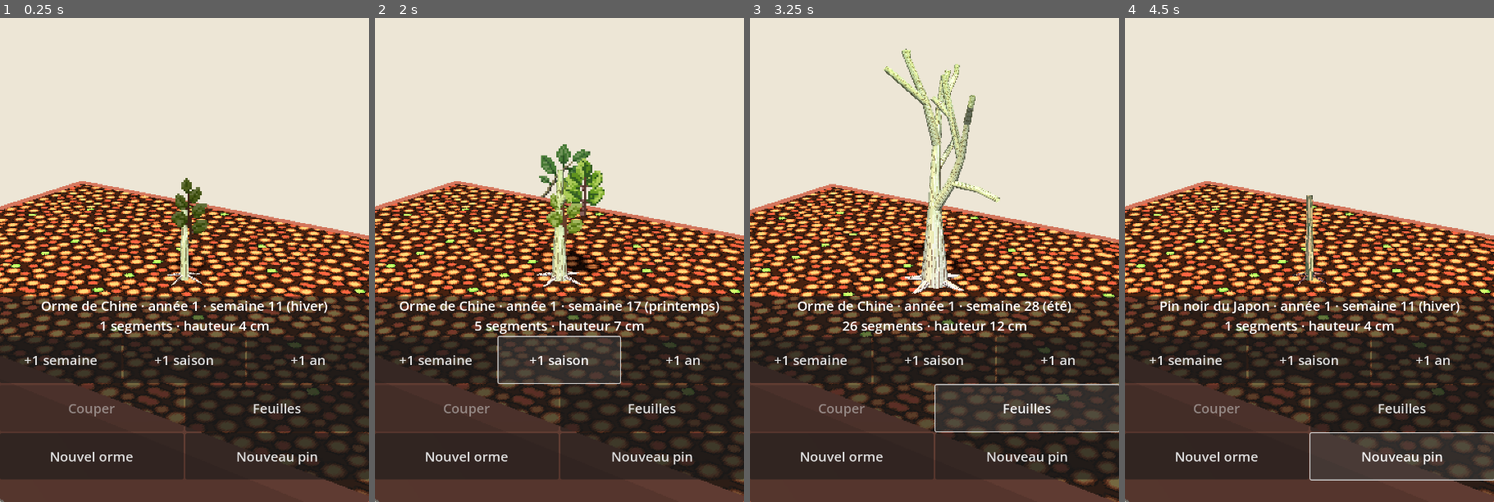
Above: before the commit, frames 1-4 (left to right).
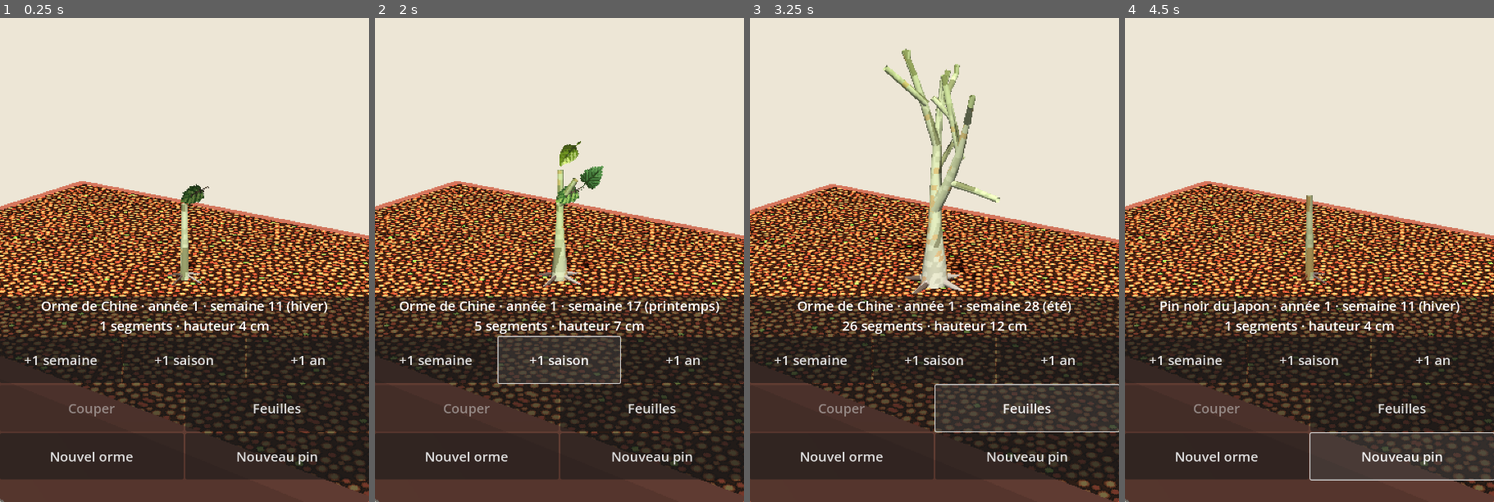
Above: after the commit, the same moments.

Repository: Ankool29/bonzai
Game: Godot game, scene res://scenes/main.tscn
Same seed, same stepped clock (60 frames per second), same inputs: the game is played once before the commit and once after it.
Inputs:
- Up to frame 1 (0.25 s): no input
- Up to frame 2 (2 s): click "+1 semaine" at 0.5 s; click "+1 saison" at 1.25 s
- Up to frame 3 (3.25 s): click "+1 an" at 2 s; click "Feuilles" at 2.75 s
- Up to frame 4 (4.5 s): click "Nouvel orme" at 3.5 s; click "Nouveau pin" at 4.25 s

The runs differ from the first frame. In frame 1, 26% of the frame differs, in the area x 0-100%, y 33-99%; in frame 2, 27%; in frame 3, 27%, in the area x 0-100%, y 6-100%; in frame 4, 26%.

Commit message:
Étape 6 : correctifs (feuilles simples, aiguilles en géométrie, écorce procédurale, tracé lissé)
Co-Authored-By: Claude Opus 5.5 <noreply@anthropic.com>
Claude-Session: https://claude.ai/code/session_01MAppfJEzF7Td7hJP7q14tM

Diff:
--- a/scripts/main.gd
+++ b/scripts/main.gd
@@ -1,6 +1,6 @@
 extends Node
-## Un bonsaï qui pousse et qu'on taille. Rendu pixel art texturé : bois et feuillage texturés
-## (PixelLab), scène rendue en basse résolution (SubViewport) puis agrandie sans lissage.
+## Un bonsaï qui pousse et qu'on taille. Rendu pixel art : écorce procédurale, feuilles PixelLab,
+## aiguilles en géométrie, scène rendue en basse résolution (SubViewport) puis agrandie sans lissage.
 ## Rotation au doigt, pincer pour zoomer.
 
 const TARGET_WIDTH := 360.0    # largeur du rendu en pixels
@@ -9,6 +9,7 @@
 var sim := TreeSim.new()
 var wood_mi := MeshInstance3D.new()
 var leaves_mi := MultiMeshInstance3D.new()
+var needles_mi := MeshInstance3D.new()
 var cam := Camera3D.new()
 var world := Node3D.new()
 var shrink := 4
@@ -65,6 +66,8 @@
 	world.add_child(sun)
 	world.add_child(wood_mi)
 	world.add_child(leaves_mi)
+	needles_mi.material_override = TreeMesh.needle_material()
+	world.add_child(needles_mi)
 	_add_pot()
 	cam.near = 0.005
 	cam.far = 20.0
@@ -92,17 +95,19 @@
 	pl.size = Vector2(0.3, 0.2)
 	soil.mesh = pl
 	soil.position.y = 0.0005
-	var sm := TreeMesh.bark_material(load("res://textures/soil.png"))
-	sm.set_shader_parameter("use_vertex_color", false)
-	sm.set_shader_parameter("scale", Vector2(3, 2))
+	var sm := ShaderMaterial.new()
+	sm.shader = preload("res://shaders/soil.gdshader")
+	sm.set_shader_parameter("tex", load("res://textures/soil.png"))
+	sm.set_shader_parameter("scale", Vector2(6, 4))
 	soil.material_override = sm
 	world.add_child(soil)
 
 
 func _set_species(species: Dictionary) -> void:
 	sim.reset(randi(), species)
-	wood_mi.material_override = TreeMesh.bark_material(load(sim.bark_tex))
-	leaves_mi.material_override = TreeMesh.foliage_material(load(sim.foliage_tex), sim.foliage_frames)
+	wood_mi.material_override = TreeMesh.bark_material(sim)
+	if sim.foliage_tex != "":
+		leaves_mi.material_override = TreeMesh.foliage_material(load(sim.foliage_tex))
 
 
 func _build_ui() -> void:
@@ -204,6 +209,7 @@
 	var built := TreeMesh.build(sim, hl, sim.week + frac, show_leaves)
 	wood_mi.mesh = built[0]
 	leaves_mi.multimesh = built[1]
+	needles_mi.mesh = built[2]
 	last_build = Time.get_ticks_msec()
 	cut_btn.disabled = selected <= 0
 	var w := sim.week % 52
--- a/scripts/species.gd
+++ b/scripts/species.gd
@@ -3,10 +3,12 @@
 
 const ELM := {
 	"name": "Orme de Chine",
-	"bark_tex": "res://textures/bark_elm.png",
-	"foliage_tex": "res://textures/leaves_elm.png",
-	"foliage_frames": 3,
-	"foliage_size": 0.03,
+	# écorce grise et lisse, taches orangées (desquamation), fines fissures
+	"bark_colors": [Color(0.55, 0.52, 0.47), Color(0.63, 0.6, 0.55), Color(0.62, 0.45, 0.32), Color(0.33, 0.28, 0.24)],
+	"bark_fleck": 0.15,
+	"bark_fissure": 0.18,
+	"foliage_tex": "res://textures/leaf_elm.png",  # 3 feuilles simples (PixelLab)
+	"foliage_size": 0.016,
 	"internode": 0.018,
 	"alpha": 1.6,
 	"apical": 0.53,
@@ -30,10 +32,11 @@
 ## forte dominance apicale, aiguilles 3 ans, presque pas de rebourgeonnage sur le vieux bois.
 const PINE := {
 	"name": "Pin noir du Japon",
-	"bark_tex": "res://textures/bark_pine.png",
-	"foliage_tex": "res://textures/needles_pine.png",
-	"foliage_frames": 3,
-	"foliage_size": 0.045,
+	# plaques gris foncé, fissures profondes brun-rouge
+	"bark_colors": [Color(0.38, 0.33, 0.31), Color(0.45, 0.4, 0.37), Color(0.4, 0.34, 0.3), Color(0.36, 0.18, 0.12)],
+	"bark_fleck": 0.0,
+	"bark_fissure": 0.28,
+	"foliage_tex": "",  # aiguilles dessinées en géométrie
 	"internode": 0.02,
 	"alpha": 1.6,
 	"apical": 0.62,
--- a/scripts/tree_mesh.gd
+++ b/scripts/tree_mesh.gd
@@ -1,12 +1,13 @@
 class_name TreeMesh
 extends RefCounted
 ## Rendu pixel art texturé de l'arbre à l'instant t (semaines) :
-## - chaque axe (tronc, branche, rameau) est un tube continu, épaisseur lissée, écorce texturée ;
-## - le feuillage est une MultiMesh de petites images tournées vers la caméra (variantes d'un atlas).
+## - chaque axe (tronc, branche, rameau) est un tube continu, tracé et épaisseur lissés, écorce procédurale ;
+## - orme : une feuille par nœud, petites images tournées vers la caméra (MultiMesh, 3 variantes) ;
+## - pin : aiguilles par paires dessinées en géométrie (deux triangles fins croisés).
 ## La scène est ensuite rendue en basse résolution par main.gd, d'où l'aspect pixel art.
 
-const SIDES := 8
-const TILE := 0.12                         # une texture d'écorce couvre 12 cm de long
+const SIDES := 12
+const FRAMES := 3                          # variantes de feuilles dans l'atlas
 const YOUNG := Color(0.55, 0.72, 0.3, 0.45)  # pousse de l'année : écorce verdie
 const SELECTED := Color(0.95, 0.2, 0.12, 0.7)
 const WEAK := Color(0.85, 0.7, 0.25, 0.45)   # branche qui s'affaiblit à l'ombre
@@ -19,12 +20,15 @@
 var verts := PackedVector3Array()
 var norms := PackedVector3Array()
 var uvs := PackedVector2Array()
+var uv2s := PackedVector2Array()
+var nverts := PackedVector3Array()  # aiguilles
+var ncols := PackedColorArray()
 var cols := PackedColorArray()
 var idx := PackedInt32Array()
 var cards: Array = []  # [position, taille, variante, teinte]
 
 
-## Renvoie [ArrayMesh du bois, MultiMesh du feuillage].
+## Renvoie [ArrayMesh du bois, MultiMesh des feuilles, ArrayMesh des aiguilles].
 static func build(s: TreeSim, highlight: PackedInt32Array, time: float, leaves: bool) -> Array:
 	var m := TreeMesh.new()
 	m.sim = s
@@ -32,18 +36,29 @@
 	return m._build(highlight, leaves)
 
 
-static func bark_material(tex: Texture2D) -> ShaderMaterial:
+static func bark_material(s: TreeSim) -> ShaderMaterial:
 	var mat := ShaderMaterial.new()
 	mat.shader = preload("res://shaders/bark.gdshader")
-	mat.set_shader_parameter("tex", tex)
+	for k in 4:
+		mat.set_shader_parameter(["tone1", "tone2", "fleck", "fissure"][k], s.bark_colors[k])
+	mat.set_shader_parameter("fleck_amount", s.bark_fleck)
+	mat.set_shader_parameter("fissure_amount", s.bark_fissure)
 	return mat
 
 
-static func foliage_material(tex: Texture2D, frames: int) -> ShaderMaterial:
+static func foliage_material(tex: Texture2D) -> ShaderMaterial:
 	var mat := ShaderMaterial.new()
 	mat.shader = preload("res://shaders/foliage.gdshader")
 	mat.set_shader_parameter("atlas", tex)
-	mat.set_shader_parameter("frames", float(frames))
+	mat.set_shader_parameter("frames", float(FRAMES))
+	return mat
+
+
+static func needle_material() -> StandardMaterial3D:
+	var mat := StandardMaterial3D.new()
+	mat.vertex_color_use_as_albedo = true
+	mat.cull_mode = BaseMaterial3D.CULL_DISABLED
+	mat.roughness = 1.0
 	return mat
 
 
@@ -80,7 +95,7 @@
 			_foliage(s, seg_f[i], weak[i] == 1, marked.has(i))
 	if n > 0:
 		_nebari()
-	return [_wood_mesh(), _cards_multimesh()]
+	return [_wood_mesh(), _cards_multimesh(), _needle_mesh()]
 
 
 ## Un axe : la suite des prolongements depuis i0, en un seul tube à l'épaisseur lissée.
@@ -104,22 +119,28 @@
 		r = sm
 	if i0 == 0:  # pied du tronc : évasement
 		r[0] *= 1.8
-	var s0 := sim.segs[i0]
-	var d := (s0.end - s0.start).normalized()
+	# tracé lissé : les zigzags des entre-nœuds s'adoucissent (extrémités inchangées)
+	var pts: Array[Vector3] = [sim.segs[i0].start]
+	for m in chain.size():
+		var s := sim.segs[chain[m]]
+		pts.append(s.start + (s.end - s.start) * seg_f[chain[m]])
+	for pass_i in 2:
+		var sp := pts.duplicate()
+		for m in range(1, pts.size() - 1):
+			sp[m] = (pts[m - 1] + 2.0 * pts[m] + pts[m + 1]) * 0.25
+		pts = sp
+	var d := (pts[1] - pts[0]).normalized()
 	var a := _perp(d)
 	var v := 0.0
-	var prev := _ring(s0.start, d, a, r[0], v, seg_col[i0])
-	for m in chain.size():
-		var s := sim.segs[chain[m]]
-		var tip := s.start + (s.end - s.start) * seg_f[chain[m]]
-		d = (s.end - s.start).normalized()
-		if m + 1 < chain.size():
-			var nx := sim.segs[chain[m + 1]]
-			d = (d + (nx.end - nx.start).normalized()).normalized()
+	var prev := _ring(pts[0], d, a, r[0], v, seg_col[i0])
+	for m in range(1, pts.size()):
+		d = (pts[m] - pts[m - 1]).normalized()
+		if m + 1 < pts.size():
+			d = (d + (pts[m + 1] - pts[m]).normalized()).normalized()
 		a = (a - d * a.dot(d)).normalized()  # transport parallèle : le tube ne se vrille pas
-		v += (tip - s.start).length() / TILE
-		var c := seg_col[chain[m + 1]] if m + 1 < chain.size() else seg_col[chain[m]]
-		var cur := _ring(tip, d, a, r[m + 1], v, c)
+		v += (pts[m] - pts[m - 1]).length()
+		var c := seg_col[chain[m]] if m < chain.size() else seg_col[chain[m - 1]]
+		var cur := _ring(pts[m], d, a, maxf(r[m], 0.0008), v, c)
 		_join(prev, cur)
 		prev = cur
 
@@ -134,7 +155,7 @@
 		var rads := [r * 0.5, r * 0.28, r * 0.06]
 		var prev := _ring(pts[0], dir, Vector3.UP, rads[0], 0.0, OLD)
 		for q in range(1, 3):
-			var cur := _ring(pts[q], (pts[q] - pts[q - 1]).normalized(), Vector3.UP, rads[q], q * 0.15, OLD)
+			var cur := _ring(pts[q], (pts[q] - pts[q - 1]).normalized(), Vector3.UP, rads[q], q * 0.012, OLD)
 			_join(prev, cur)
 			prev = cur
 
@@ -146,19 +167,20 @@
 	return a.normalized()
 
 
-## Anneau de SIDES+1 sommets (le dernier double le premier pour fermer la texture).
-## La texture fait un nombre pair de tours (répétition en miroir sans raccord), environ 1 par 12 cm.
+## Anneau de SIDES+1 sommets (le dernier double le premier pour fermer le motif d'écorce).
+## UV = (fraction du tour, longueur en m), UV2.x = nombre de cellules d'écorce (~2,5 mm) sur le tour.
 func _ring(c: Vector3, d: Vector3, a: Vector3, r: float, v: float, col: Color) -> int:
 	a = (a - d * a.dot(d)).normalized()
 	var b := d.cross(a)
-	var turns := 2.0 * maxf(1.0, roundf(TAU * r / (2.0 * TILE)))
+	var cells := maxf(3.0, roundf(TAU * r / 0.0025))
 	var base := verts.size()
 	for k in SIDES + 1:
 		var ang := TAU * k / SIDES
 		var nrm := a * cos(ang) + b * sin(ang)
 		verts.append(c + nrm * r)
 		norms.append(nrm)
-		uvs.append(Vector2(turns * k / SIDES, v))
+		uvs.append(Vector2(float(k) / SIDES, v))
+		uv2s.append(Vector2(cells, 0))
 		cols.append(col)
 	return base
 
@@ -174,12 +196,9 @@
 	var h := fposmod(sin(s.end.x * 91.3 + s.end.y * 13.7 + s.end.z * 47.1) * 43758.5, 1.0)  # hasard fixe
 	var col := Color.WHITE
 	if sim.leaf_years > 0:
-		if t - s.born > sim.leaf_years * 52:
-			return
-		# touffes au bout des pousses, et une partie le long des rameaux garnis
-		var at_tip := s.term_bud or (s.main_child >= 0 and sim.segs[s.main_child].term_bud)
-		if not at_tip and h > 0.3:
-			return
+		if t - s.born <= sim.leaf_years * 52:
+			_needles(s, f, h, weak, selected)
+		return
 	else:
 		if floori(s.born / 52.0) != floori(t / 52.0):
 			return
@@ -195,8 +214,35 @@
 	col *= lerpf(0.6, 1.0, clampf(s.light / maxf(s.count, 1) * 1.5, 0.0, 1.0))
 	if selected:
 		col = Color(1.0, 0.35, 0.3)
-	var p := s.end + s.lat_dir * 0.004 + Vector3.DOWN * 0.004
-	cards.append([p, sim.foliage_size * f, floori(h * sim.foliage_frames) % sim.foliage_frames, col])
+	var p := s.end + s.lat_dir * 0.008
+	cards.append([p, sim.foliage_size * f, floori(h * FRAMES) % FRAMES, col, h * TAU])
+
+
+## Aiguilles de pin par paires le long de la pousse : chacune = deux triangles fins croisés,
+## visibles sous tous les angles. Trois verts mélangés.
+func _needles(s: TreeSim.Seg, f: float, h: float, weak: bool, selected: bool) -> void:
+	var greens := [Color(0.16, 0.36, 0.22), Color(0.22, 0.45, 0.27), Color(0.12, 0.3, 0.2)]
+	var d := (s.end - s.start).normalized()
+	var l := (s.end - s.start).length() * f
+	var a := _perp(d)
+	var b := d.cross(a)
+	var pairs := clampi(int(l / 0.002), 1, 10)
+	var nl := 0.03 * f
+	for k in pairs:
+		var p := s.start + d * l * (k + 0.5) / pairs
+		var ang := s.phase + k * 2.4
+		for side in [0.0, PI]:
+			var r := a * cos(ang + side) + b * sin(ang + side)
+			var dir := (d * 0.7 + r).normalized()
+			var col: Color = greens[int(h * 7.0 + k + side) % 3]
+			if weak:
+				col = col.lerp(WEAK, 0.6)
+			if selected:
+				col = Color(1.0, 0.35, 0.3)
+			for wv in [r.cross(dir).normalized() * 0.0007, r * 0.0007]:
+				for q in [p - wv, p + wv, p + dir * nl]:
+					nverts.append(q)
+					ncols.append(col)
 
 
 func _wood_mesh() -> ArrayMesh:
@@ -208,6 +254,7 @@
 	arr[Mesh.ARRAY_VERTEX] = verts
 	arr[Mesh.ARRAY_NORMAL] = norms
 	arr[Mesh.ARRAY_TEX_UV] = uvs
+	arr[Mesh.ARRAY_TEX_UV2] = uv2s
 	arr[Mesh.ARRAY_COLOR] = cols
 	arr[Mesh.ARRAY_INDEX] = idx
 	mesh.add_surface_from_arrays(Mesh.PRIMITIVE_TRIANGLES, arr)
@@ -228,5 +275,21 @@
 		var sz: float = c[1]
 		mm.set_instance_transform(i, Transform3D(Basis().scaled(Vector3(sz, sz, sz)), c[0]))
 		mm.set_instance_color(i, c[3])
-		mm.set_instance_custom_data(i, Color(c[2], 0, 0, 0))
+		mm.set_instance_custom_data(i, Color(c[2], c[4], 0, 0))
 	return mm
+
+
+func _needle_mesh() -> ArrayMesh:
+	var mesh := ArrayMesh.new()
+	if nverts.is_empty():
+		return mesh
+	var norm := PackedVector3Array()
+	norm.resize(nverts.size())
+	norm.fill(Vector3.UP)
+	var arr := []
+	arr.resize(Mesh.ARRAY_MAX)
+	arr[Mesh.ARRAY_VERTEX] = nverts
+	arr[Mesh.ARRAY_NORMAL] = norm
+	arr[Mesh.ARRAY_COLOR] = ncols
+	mesh.add_surface_from_arrays(Mesh.PRIMITIVE_TRIANGLES, arr)
+	return mesh
--- a/scripts/tree_sim.gd
+++ b/scripts/tree_sim.gd
@@ -36,10 +36,11 @@
 
 # --- Paramètres de l'espèce (valeurs de l'orme ; remplacés par la fiche de scripts/species.gd) ---
 var name := "Orme de Chine"
-var bark_tex := "res://textures/bark_elm.png"
-var foliage_tex := "res://textures/leaves_elm.png"
-var foliage_frames := 3
-var foliage_size := 0.03     # taille d'un bouquet de feuilles (m)
+var bark_colors := [Color(0.55, 0.52, 0.47), Color(0.63, 0.6, 0.55), Color(0.62, 0.45, 0.32), Color(0.33, 0.28, 0.24)]
+var bark_fleck := 0.15
+var bark_fissure := 0.18
+var foliage_tex := "res://textures/leaf_elm.png"
+var foliage_size := 0.016    # taille d'une feuille (m)
 var internode := 0.018
 var alpha := 1.6              # vigueur totale = alpha × lumière captée
 var apical := 0.53            # part de vigueur donnée à l'axe principal (λ)
--- a/shaders/bark.gdshader
+++ b/shaders/bark.gdshader
@@ -1,18 +1,35 @@
-// Écorce et terre : texture pixel art (PixelLab) répétée en miroir (aucun raccord visible).
+// Écorce procédurale en pixels : cellules d'environ 2,5 mm autour du tronc et le long du bois,
+// deux tons de fond, quelques taches (desquamation de l'orme) et des fissures allongées.
+// UV.x = fraction du tour, UV.y = longueur depuis la base de l'axe (m), UV2.x = nombre de cellules du tour.
 // Couleur de sommet : rgb = teinte, a = part de teinte unie (pousse verte, bois mort, sélection).
 shader_type spatial;
 render_mode cull_disabled, specular_disabled;
 
-uniform sampler2D tex : source_color, filter_nearest;
-uniform vec2 scale = vec2(1.0);
-uniform bool use_vertex_color = true;
+uniform vec3 tone1 : source_color = vec3(0.55, 0.52, 0.47);
+uniform vec3 tone2 : source_color = vec3(0.63, 0.6, 0.55);
+uniform vec3 fleck : source_color = vec3(0.62, 0.45, 0.32);
+uniform vec3 fissure : source_color = vec3(0.33, 0.28, 0.24);
+uniform float fleck_amount = 0.15;
+uniform float fissure_amount = 0.18;
+uniform float cell_len = 0.0025;
+uniform float plate_len = 0.012;
+
+float h(vec2 p, float s) {
+	return fract(sin(dot(p, vec2(12.9898, 78.233)) + s) * 43758.5453);
+}
 
 void fragment() {
-	vec2 uv = abs(fract(UV * scale * 0.5) * 2.0 - 1.0);
-	vec3 c = texture(tex, uv).rgb;
-	if (use_vertex_color) {
-		c = mix(c, COLOR.rgb, COLOR.a);
+	float cells = max(UV2.x, 3.0);
+	float cu = mod(floor(UV.x * cells), cells);
+	float cl = floor(UV.y / cell_len);
+	float plate = floor(UV.y / plate_len + h(vec2(cu, 0.0), 1.0));
+	vec3 c = h(vec2(cu, cl), 3.0) < 0.55 ? tone1 : tone2;
+	if (h(vec2(cu, cl), 5.0) < fleck_amount) {
+		c = fleck;
 	}
-	ALBEDO = c;
+	if (h(vec2(cu, plate), 2.0) < fissure_amount) {
+		c = fissure;
+	}
+	ALBEDO = mix(c, COLOR.rgb, COLOR.a);
 	ROUGHNESS = 1.0;
 }
--- a/shaders/foliage.gdshader
+++ b/shaders/foliage.gdshader
@@ -1,5 +1,6 @@
 // Feuillage : petites images pixel art (PixelLab) toujours tournées vers la caméra, une par instance
-// de MultiMesh. INSTANCE_CUSTOM.x = variante dans l'atlas, COLOR = teinte (saison, ombre, sélection).
+// de MultiMesh. INSTANCE_CUSTOM.x = variante dans l'atlas, .y = rotation dans le plan de l'image,
+// COLOR = teinte (saison, ombre, sélection).
 shader_type spatial;
 render_mode cull_disabled, unshaded;
 
@@ -9,6 +10,8 @@
 varying float frame;
 
 void vertex() {
+	float r = INSTANCE_CUSTOM.y;
+	VERTEX.xy = mat2(vec2(cos(r), sin(r)), vec2(-sin(r), cos(r))) * VERTEX.xy;
 	MODELVIEW_MATRIX = VIEW_MATRIX * mat4(INV_VIEW_MATRIX[0], INV_VIEW_MATRIX[1], INV_VIEW_MATRIX[2], MODEL_MATRIX[3]);
 	MODELVIEW_MATRIX = MODELVIEW_MATRIX * mat4(
 		vec4(length(MODEL_MATRIX[0].xyz), 0.0, 0.0, 0.0),
--- /dev/null
+++ b/shaders/soil.gdshader
@@ -0,0 +1,11 @@
+// Terre : texture pixel art (PixelLab) répétée en miroir, sans raccord visible.
+shader_type spatial;
+render_mode specular_disabled;
+
+uniform sampler2D tex : source_color, filter_nearest;
+uniform vec2 scale = vec2(1.0);
+
+void fragment() {
+	ALBEDO = texture(tex, abs(fract(UV * scale * 0.5) * 2.0 - 1.0)).rgb;
+	ROUGHNESS = 1.0;
+}
Binary file removed: textures/bark_elm.png
Binary file removed: textures/bark_pine.png
Binary file added: textures/leaf_elm.png
Binary file removed: textures/leaves_elm.png
Binary file removed: textures/needles_pine.png
Not shown, changed: CLAUDE.md
Not shown, changed: docs/A_CORRIGER.md
Not shown, changed: docs/ETAPE6.md
